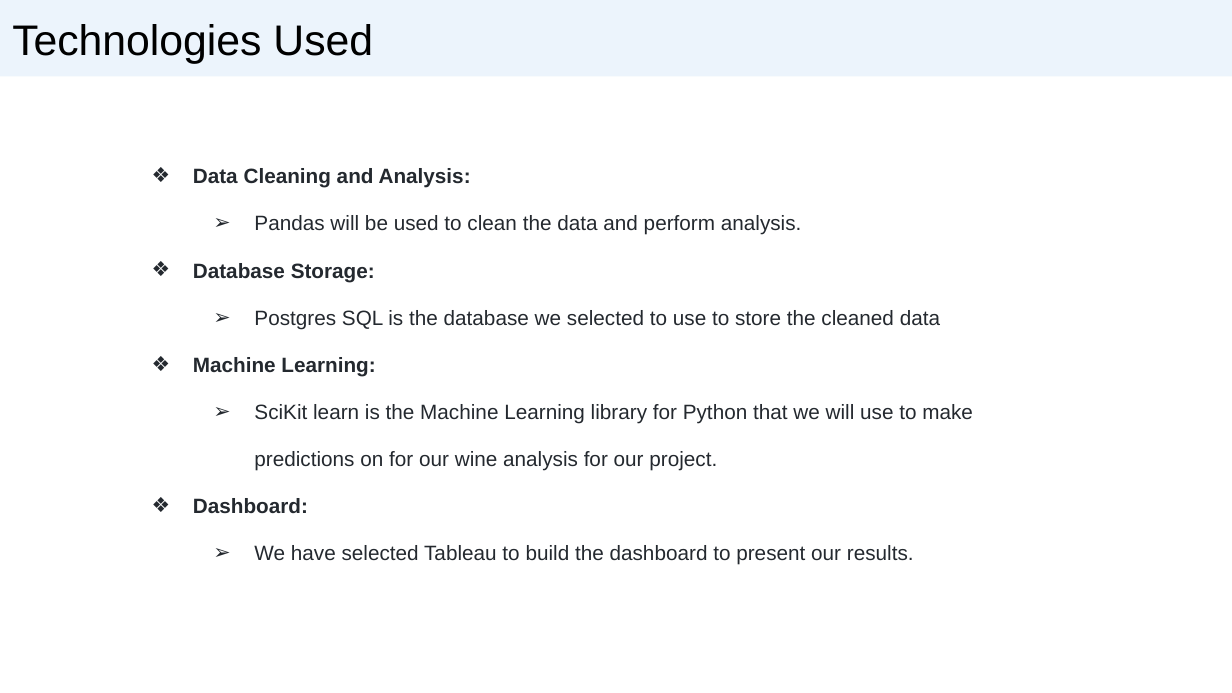
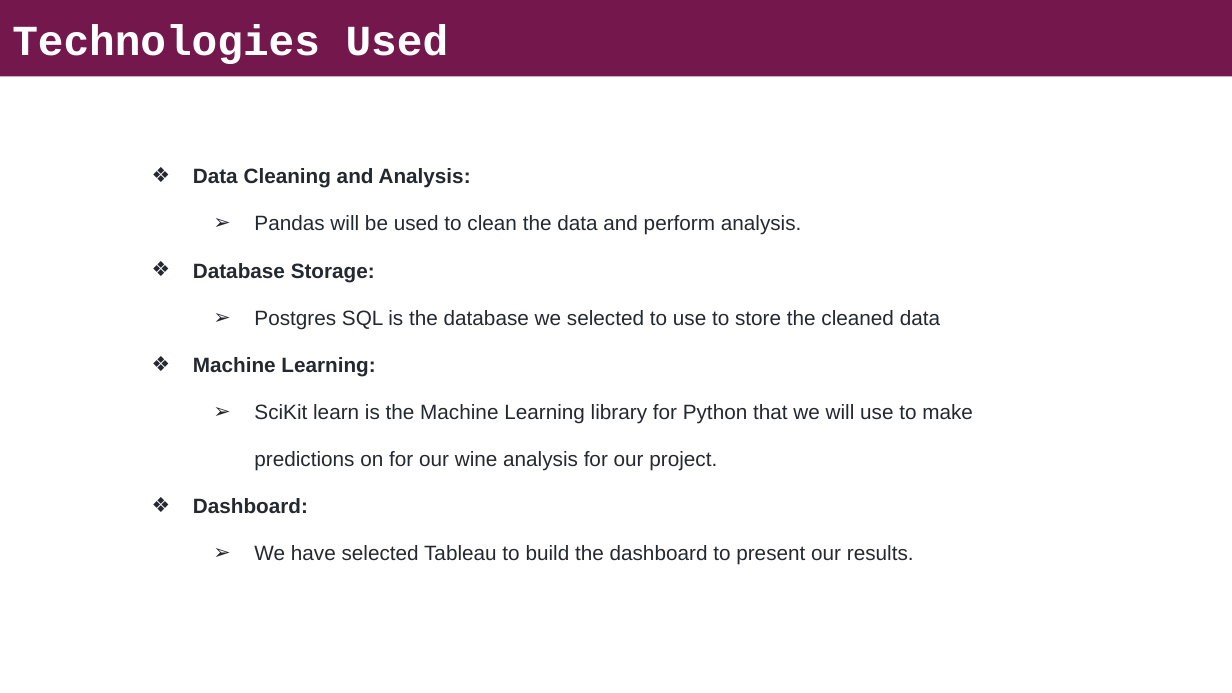
Before and after one commit to briannaso/Wine_Quality_Analysis, a slide deck: slide 5 of Wine Quality Analysis.pptx. Drawn at 1232x693 pixels with LibreOffice and Linux fonts; fonts in the diff are those of the drawing. Boxes give left, top, right and bottom in pixels: in the first picture for what was removed or moved away, otherwise in the second. Text is boxed around its words. In the diff, an @@ line names an element or a change of style, - is before the commit and + after.

```diff
--- a/Wine Quality Analysis.pptx
+++ b/Wine Quality Analysis.pptx
@@ rectangle "Technologies Used" at (x1=0, y1=0, x2=1232, y2=76): font Arial to Courier New, text colour #000000 to #FFFFFF, bold on; fill #ECF4FC to #73174C @@
```
Also in this commit, not shown: 5 other slides changed, 2 slides added, 1 slide removed.
